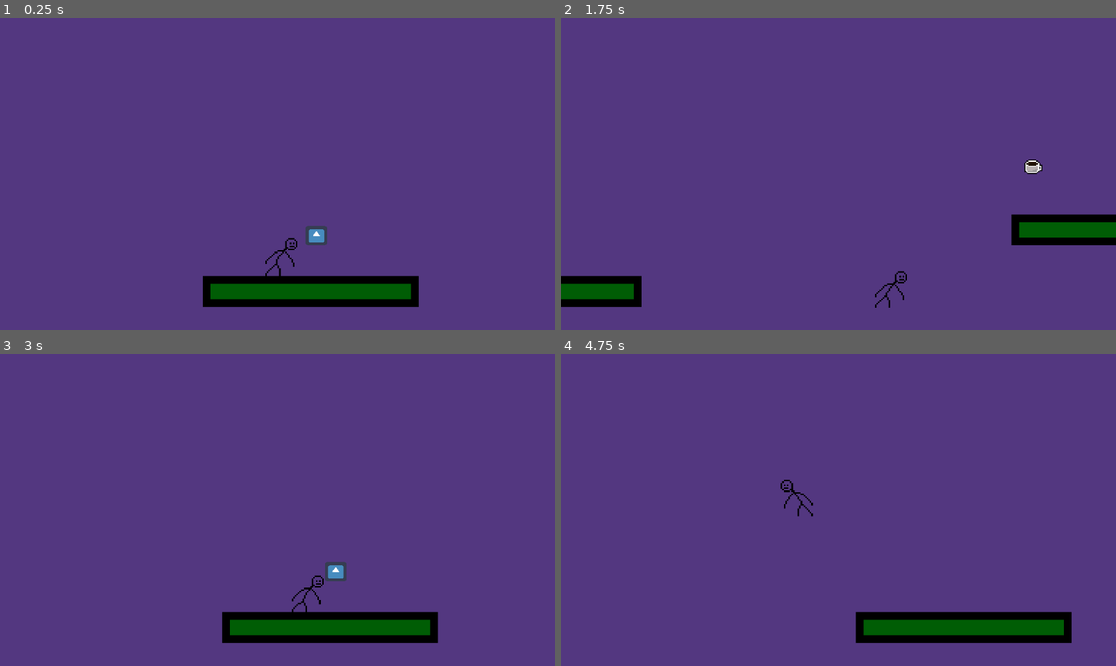
Above: before the commit, frames 1-4 (two rows, left to right).
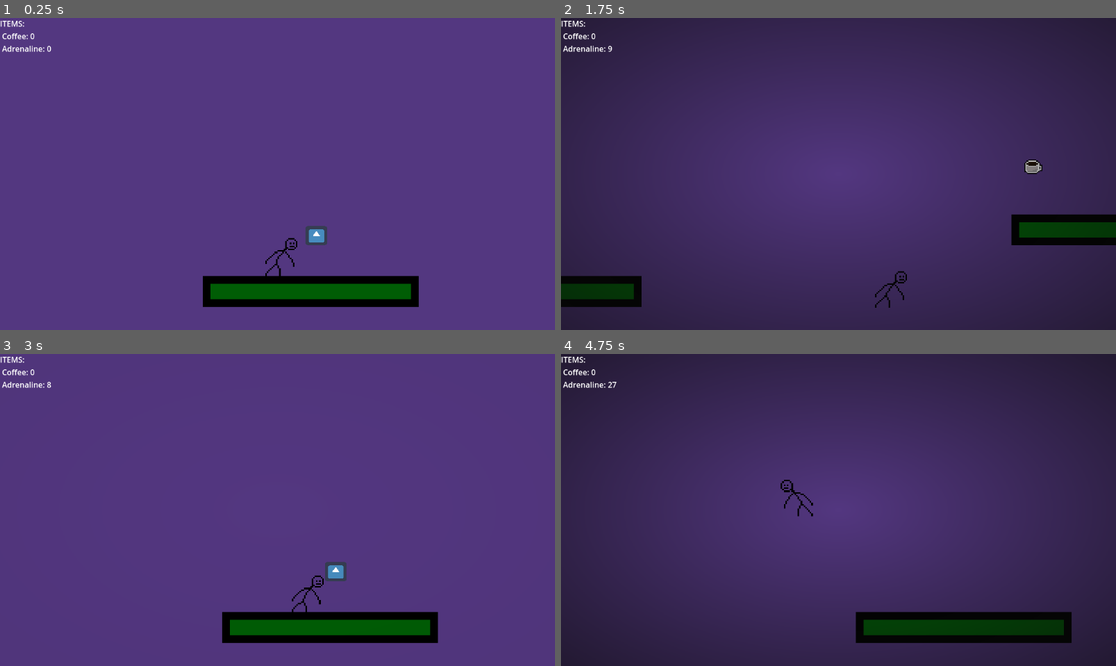
Above: after the commit, the same moments.

Repository: Varun-Ganeshkumar/Late-For-Work
Game: Godot game, scene res://scenes/level_2.tscn
Two runs of this game, one before a commit and one after it. Both use one fixed random seed, a clock stepped at 60 frames per second and the inputs below. This scene is started directly instead of the project's main scene. The engine's default icon, where the game draws it, is replaced by a stand-in: a white triangle on a blue panel in a dark square.
Inputs:
- Up to frame 1 (0.25 s): no input
- Up to frame 2 (1.75 s): tap Enter at 0.5 s; hold Right (right) from 0.53 s (still down); tap Q (coffee) at 0.6 s; tap Space (jump) at 0.77, 1.52 s; tap E (slow) at 1.35 s
- Up to frame 3 (3 s): release Right (right) at 2.03 s; hold Left (left) 2.03-2.78 s; tap Q (coffee) at 2.1 s; hold Right (right) from 2.78 s (still down); tap E (slow) at 2.85 s
- Up to frame 4 (4.75 s): tap Space (jump) at 3.02, 3.77, 4.52 s; tap Q (coffee) at 3.6 s; release Right (right) at 4.28 s; hold Left (left) from 4.28 s (still down); tap E (slow) at 4.35 s

The runs differ from the first frame. In frame 1, 0.2% of the frame differs, in the area x 0-10%, y 0-11%; in frame 2, 81%; in frame 3, 0.2%; in frame 4, 83%, in the area x 0-100%, y 0-100%.

Commit message:
Added vignette to level

Diff:
--- a/scenes/level_2.tscn
+++ b/scenes/level_2.tscn
@@ -7,6 +7,7 @@
 [ext_resource type="PackedScene" uid="uid://7yxq08o1xyl4" path="res://scenes/adrenaline.tscn" id="5_hey2k"]
 [ext_resource type="PackedScene" uid="uid://c711845ln1r1c" path="res://scenes/coffee.tscn" id="6_172wr"]
 [ext_resource type="PackedScene" uid="uid://d1hplx16ex8gj" path="res://scenes/level_end.tscn" id="7_g2hoc"]
+[ext_resource type="PackedScene" uid="uid://cdeneqijmca1s" path="res://scenes/HUD.tscn" id="8_ne2mo"]
 
 [sub_resource type="TileSetAtlasSource" id="TileSetAtlasSource_rus8k"]
 texture = ExtResource("2_ne2mo")
@@ -99,3 +100,5 @@
 [node name="LevelEnd" parent="." instance=ExtResource("7_g2hoc")]
 z_index = 1
 position = Vector2(667, -183)
+
+[node name="HUD" parent="." instance=ExtResource("8_ne2mo")]
Not shown: 1 places in scenes/level_2.tscn that only renumber resources
